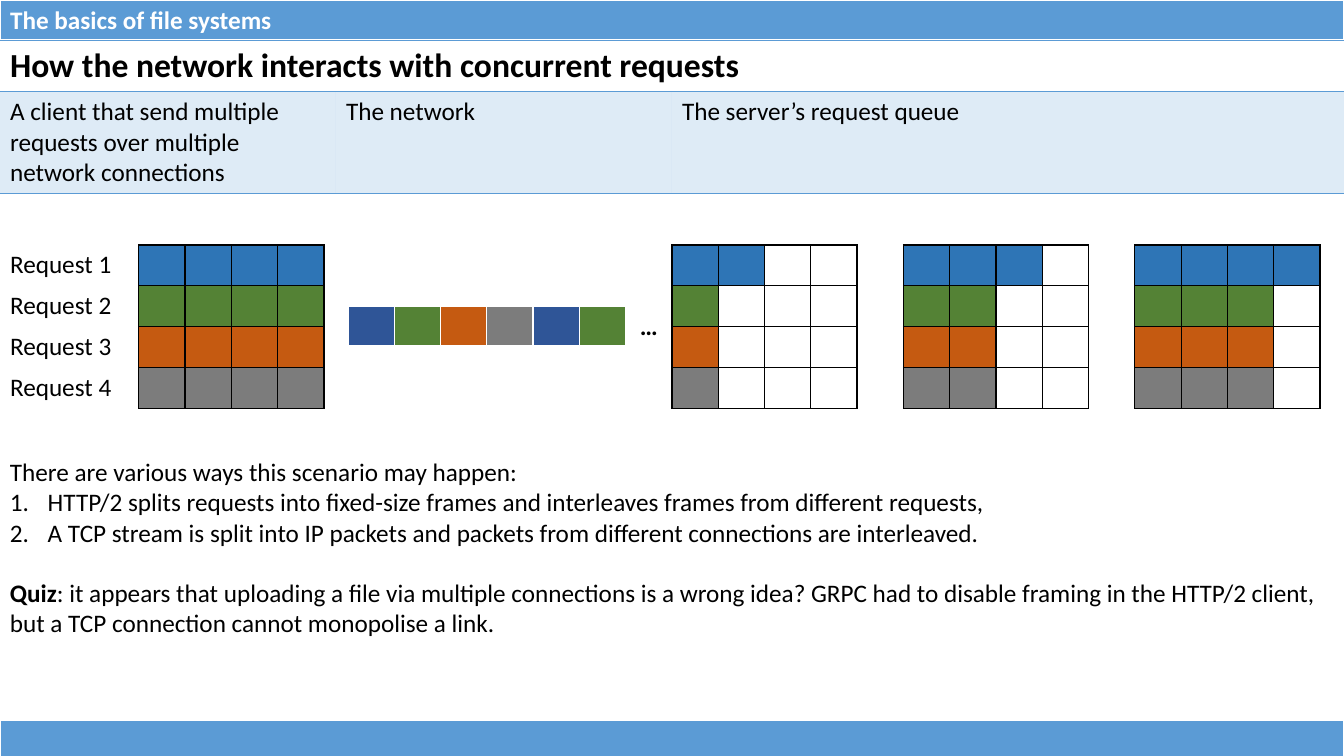
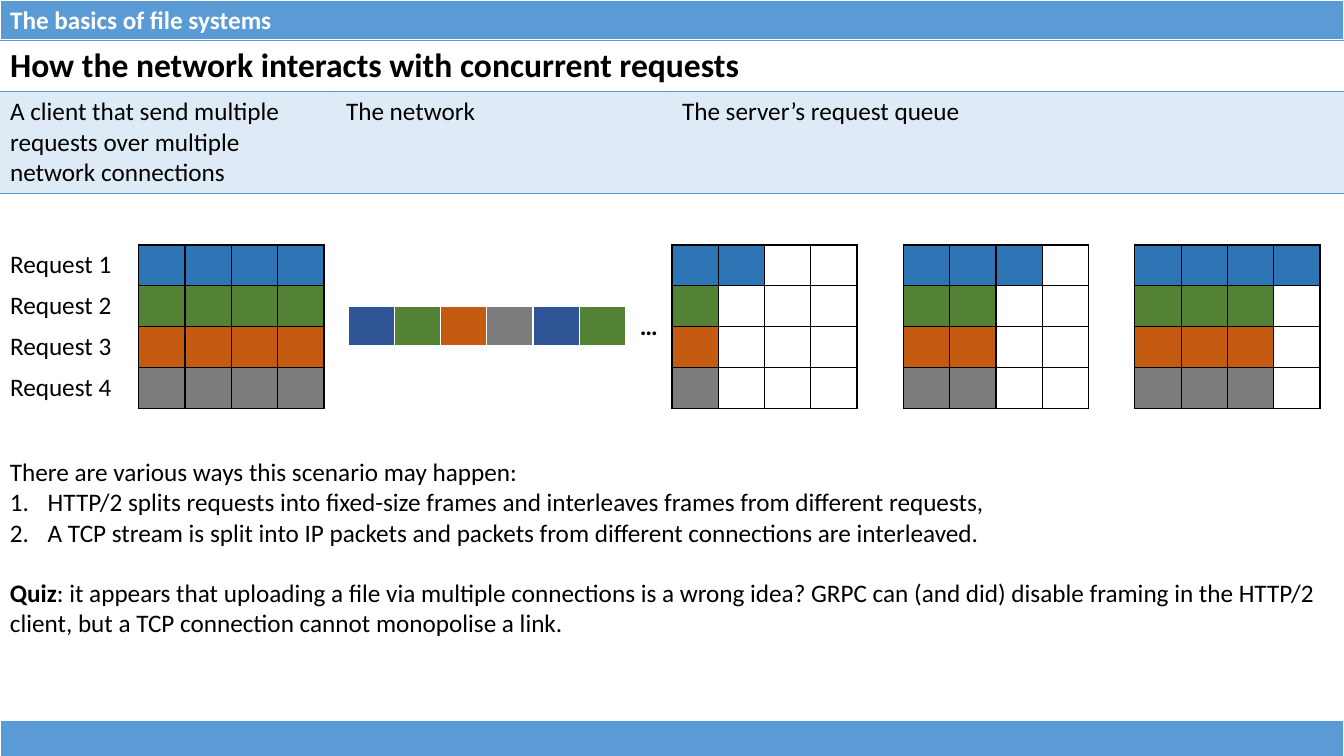
Before and after one commit to dominiquelefevre/filesystems-101-jb, a slide deck: slide 25 of talks/src/class08.pptx. Drawn at 1344x756 pixels with LibreOffice and Linux fonts; fonts in the diff are those of the drawing. Boxes give left, top, right and bottom in pixels: in the first picture for what was removed or moved away, otherwise in the second. Text is boxed around its words. In the diff, an @@ line names an element or a change of style, - is before the commit and + after.

```diff
--- a/talks/src/class08.pptx
+++ b/talks/src/class08.pptx
@@ text at (10,583,1314,636): text changed @@
-Quiz: it appears that uploading a file via multiple connections is a wrong idea? GRPC had to disable framing in the HTTP/2 client, but a TCP connection cannot monopolise a link.
+Quiz: it appears that uploading a file via multiple connections is a wrong idea? GRPC can (and did) disable framing in the HTTP/2 client, but a TCP connection cannot monopolise a link.
```
Also in this commit, not shown: 2 other slides changed, 3 slides added, 1 other file.
